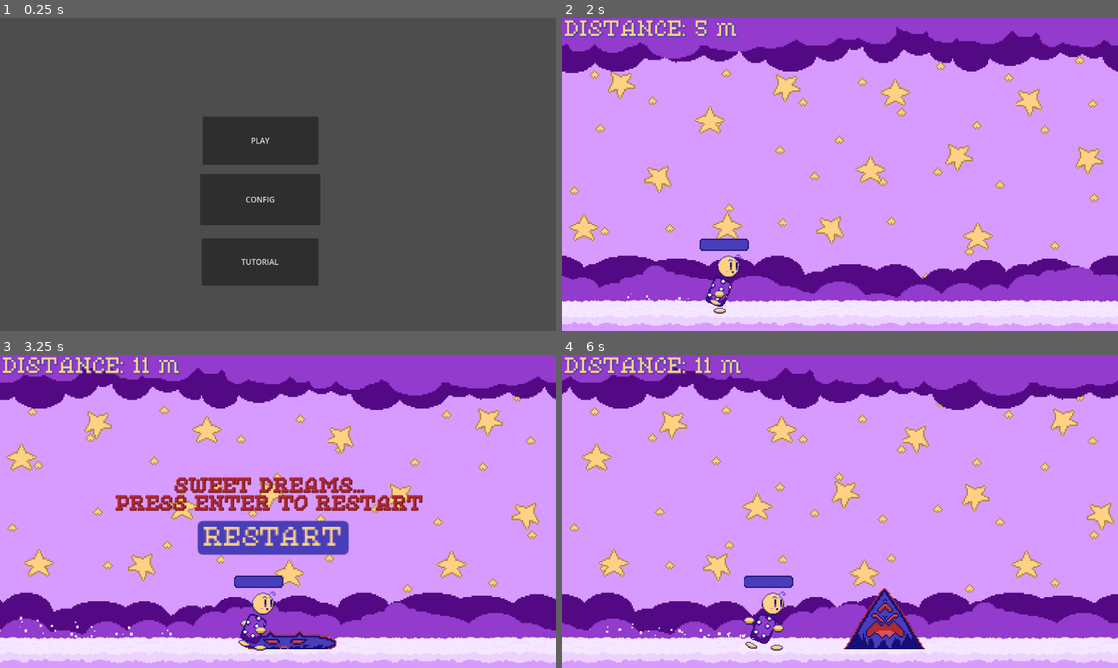
Above: before the commit, frames 1-4 (two rows, left to right).
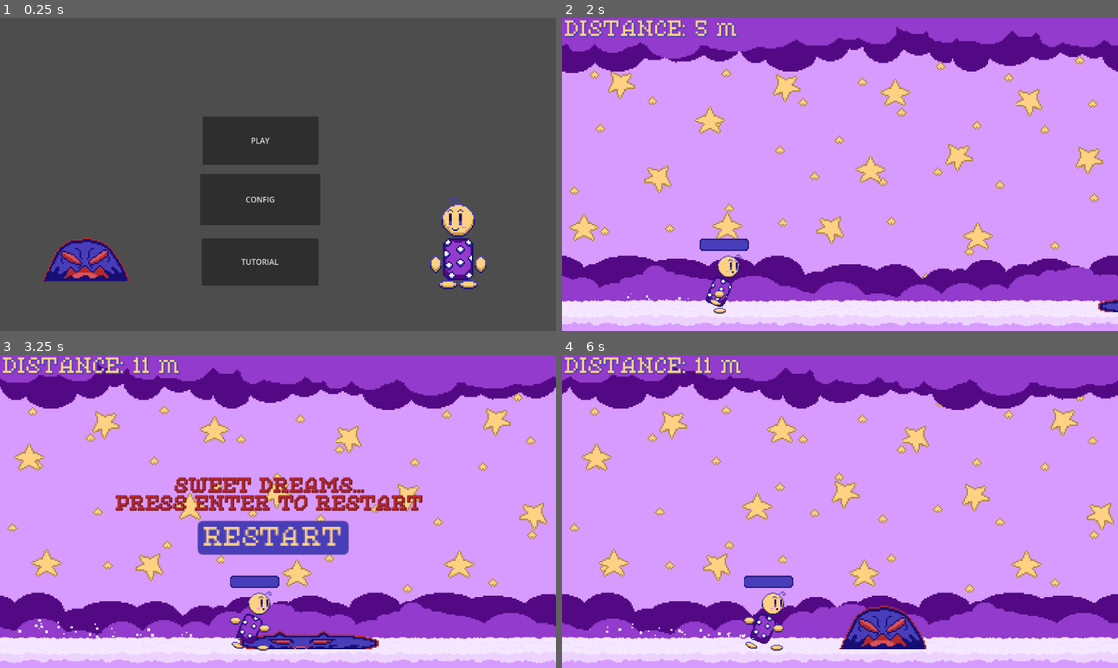
Above: after the commit, the same moments.

Repository: jacio-m/DreamRunner
Game: Godot game, scene res://HUD/main_menu.tscn
The game is run twice, just before and just after one commit, with the same random seed, the same clock (stepped at 60 frames per second) and the same inputs.
Inputs:
- Up to frame 1 (0.25 s): no input
- Up to frame 2 (2 s): click "PLAY" at 0.5 s; tap Enter (ui_accept) at 1.25, 1.52 s; hold Right (ui_right) from 1.28 s (still down)
- Up to frame 3 (3.25 s): tap Enter (ui_accept) at 2.27 s; release Right (ui_right) at 2.78 s; hold Left (ui_left) from 2.78 s (still down)
- Up to frame 4 (6 s): release Left (ui_left) at 3.5 s; click "RESTART" at 3.5 s; hold Right (ui_right) 4.28-5.78 s; tap Enter (ui_accept) at 4.52, 5.27 s; hold Left (ui_left) from 5.78 s (still down)

The runs differ from the first frame. In frame 1, 3.2% of the frame differs, in the area x 7-88%, y 57-87%; in frame 2, 0.1%; in frame 3, 11%, in the area x 0-100%, y 2-99%; in frame 4, 1.3%.

Commit message:
Added Main Menu Sprites
Sprites for the main menu were added, some sprites from the game are present on the main menu and added fade in on gameplay

Diff:
--- a/Enemies/shadow_kitty.tscn
+++ b/Enemies/shadow_kitty.tscn
@@ -19,6 +19,7 @@
 }]
 
 [node name="Area2D" type="Area2D"]
+scale = Vector2(1.5, 1)
 script = ExtResource("1_eooo5")
 
 [node name="AnimatedSprite2D" type="AnimatedSprite2D" parent="."]
--- a/HUD/fade_animation.gd
+++ b/HUD/fade_animation.gd
@@ -9,6 +9,9 @@
 func fade_in():
 	anim.play("Fade In")
 
+func fade_out():
+	anim.play("Fade Out")
+
 func fade_to_scene(scene_path: String):
 	anim.play("Fade Out")
 	await anim.animation_finished
--- a/HUD/fade_animation.tscn
+++ b/HUD/fade_animation.tscn
@@ -57,6 +57,7 @@
 }
 
 [node name="FadeAnimation" type="CanvasLayer"]
+process_mode = 3
 layer = 2
 script = ExtResource("1_iu3ro")
 
--- a/HUD/main_menu.tscn
+++ b/HUD/main_menu.tscn
@@ -1,6 +1,46 @@
-[gd_scene load_steps=2 format=3 uid="uid://dqgwbeljp3ujc"]
+[gd_scene load_steps=10 format=3 uid="uid://dqgwbeljp3ujc"]
 
 [ext_resource type="Script" uid="uid://yfc80vp1mx8r" path="res://main_menu.gd" id="1_tssjr"]
+[ext_resource type="Texture2D" uid="uid://v6uyn720apd5" path="res://Player/Idle Animation/child_idle1.png" id="2_l7hc5"]
+[ext_resource type="Texture2D" uid="uid://dw8ipdqwq15no" path="res://Enemies/Shadows Sprites/shadow_blob1.png" id="2_yudvj"]
+[ext_resource type="Texture2D" uid="uid://du0161pyyoxcc" path="res://Player/Idle Animation/child_idle2.png" id="3_mg70j"]
+[ext_resource type="Texture2D" uid="uid://8f3fxo7yxvft" path="res://Enemies/Shadows Sprites/shadow_blob2.png" id="3_qvokx"]
+[ext_resource type="Texture2D" uid="uid://8mu8af5r3x1k" path="res://Player/Idle Animation/child_idle3.png" id="4_yudvj"]
+[ext_resource type="Texture2D" uid="uid://c7cwnnnifrnu5" path="res://Player/Idle Animation/child_idle4.png" id="5_qvokx"]
+
+[sub_resource type="SpriteFrames" id="SpriteFrames_6co8s"]
+animations = [{
+"frames": [{
+"duration": 1.0,
+"texture": ExtResource("2_yudvj")
+}, {
+"duration": 1.0,
+"texture": ExtResource("3_qvokx")
+}],
+"loop": true,
+"name": &"Shadow Idle",
+"speed": 2.0
+}]
+
+[sub_resource type="SpriteFrames" id="SpriteFrames_fojc5"]
+animations = [{
+"frames": [{
+"duration": 1.0,
+"texture": ExtResource("2_l7hc5")
+}, {
+"duration": 1.0,
+"texture": ExtResource("3_mg70j")
+}, {
+"duration": 1.0,
+"texture": ExtResource("4_yudvj")
+}, {
+"duration": 1.0,
+"texture": ExtResource("5_qvokx")
+}],
+"loop": true,
+"name": &"Child Idle",
+"speed": 5.0
+}]
 
 [node name="MainMenu" type="Node"]
 script = ExtResource("1_tssjr")
@@ -25,3 +65,18 @@
 offset_right = 660.0
 offset_bottom = 554.0
 text = "TUTORIAL"
+
+[node name="ShadowIdle" type="AnimatedSprite2D" parent="."]
+position = Vector2(180, 449)
+scale = Vector2(3, 3)
+sprite_frames = SubResource("SpriteFrames_6co8s")
+animation = &"Shadow Idle"
+frame_progress = 0.981968
+
+[node name="ChildIdle" type="AnimatedSprite2D" parent="."]
+position = Vector2(948, 465)
+scale = Vector2(3, 3)
+sprite_frames = SubResource("SpriteFrames_fojc5")
+animation = &"Child Idle"
+frame_progress = 0.889329
+flip_h = true
--- a/Levels/Scenes/level.gd
+++ b/Levels/Scenes/level.gd
@@ -29,6 +29,7 @@
 	screen_size = get_viewport().get_visible_rect().size
 	ground_height = $Ground.get_node("Sprite2D").texture.get_height()
 	$GameOver.get_node("Button").pressed.connect(new_game)
+	FadeAnimation.fade_out()
 	new_game()
 
 func new_game():
@@ -52,6 +53,7 @@
 
 	$HUD.get_node("StartLabel").visible = true
 	$GameOver.visible = false
+	FadeAnimation.fade_in()
 
 func _process(delta):
 	if game_running:
--- a/Player/player.tscn
+++ b/Player/player.tscn
@@ -21,8 +21,8 @@
 [ext_resource type="Texture2D" uid="uid://bn5qrh5p1ijlg" path="res://Player/Running Animation/child_running9.png" id="14_qemgg"]
 [ext_resource type="Texture2D" uid="uid://drm1yyl3560s5" path="res://Player/Running Animation/child_running10.png" id="15_8viyr"]
 [ext_resource type="Texture2D" uid="uid://cbycv3oi0k6ii" path="res://Player/Running Animation/child_running11.png" id="16_sm0op"]
-[ext_resource type="Texture2D" uid="uid://b6aqamfrmju2p" path="res://HUD/doublejumpbar(under).png" id="22_gpjlu"]
-[ext_resource type="Texture2D" uid="uid://ngqpchhly8uu" path="res://HUD/doublejumpbar(progress).png" id="23_8mwp6"]
+[ext_resource type="Texture2D" uid="uid://b6aqamfrmju2p" path="res://HUD/Sprites/doublejumpbar(under).png" id="22_gpjlu"]
+[ext_resource type="Texture2D" uid="uid://ngqpchhly8uu" path="res://HUD/Sprites/doublejumpbar(progress).png" id="23_8mwp6"]
 
 [sub_resource type="RectangleShape2D" id="RectangleShape2D_l8h54"]
 size = Vector2(19.5, 50)
--- a/main_menu.gd
+++ b/main_menu.gd
@@ -1,6 +1,8 @@
 extends Node
 
 func _ready():
+	$ChildIdle.play("Child Idle")
+	$ShadowIdle.play("Shadow Idle")
 	$PlayButton.pressed.connect(play_game)
 	$ConfigButton.pressed.connect(config_scene)
 	$TutorialButton.pressed.connect(tutorial_scene)
Renamed: HUD/doublejumpbar(progress).png -> HUD/Sprites/doublejumpbar(progress).png
Not shown, added: HUD/Sprites/doublejumpbar(progress).png.import
Renamed: HUD/doublejumpbar(under).png -> HUD/Sprites/doublejumpbar(under).png
Not shown, changed: HUD/Sprites/doublejumpbar(under).png.import
Binary file added: HUD/Sprites/main_menu1.png
Not shown, added: HUD/Sprites/main_menu1.png.import
Binary file added: HUD/Sprites/menu_title1.png
Not shown, added: HUD/Sprites/menu_title1.png.import
Binary file added: HUD/Sprites/menu_title2.png
Not shown, added: HUD/Sprites/menu_title2.png.import
Binary file added: HUD/Sprites/menu_title3.png
Not shown, changed: HUD/Sprites/menu_title3.png.import
